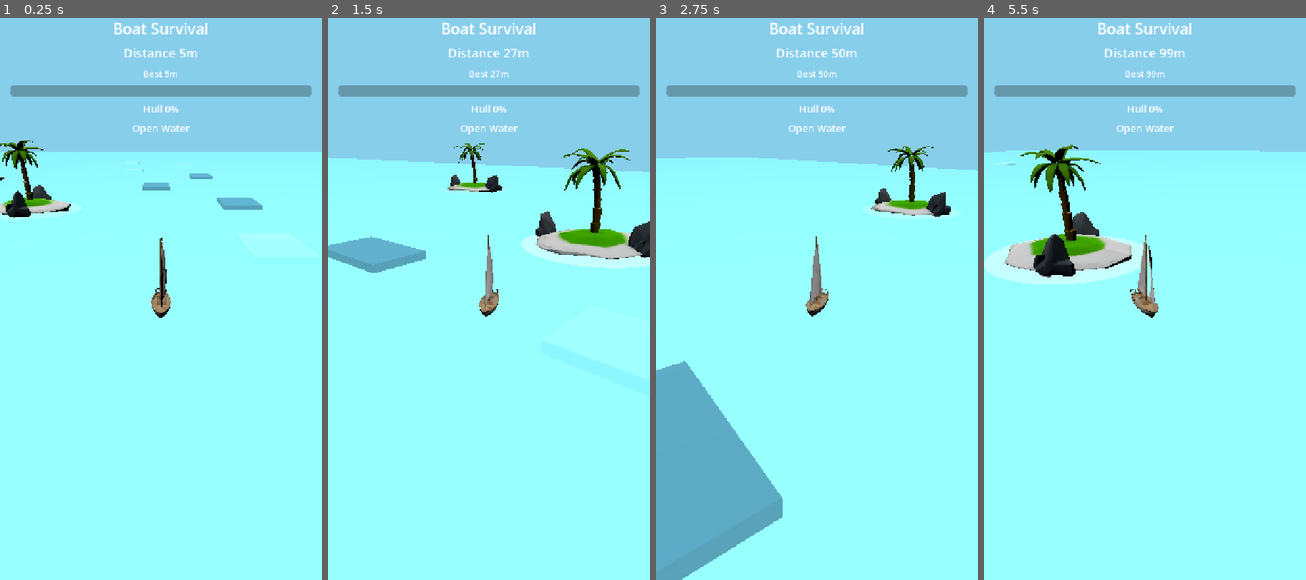
Above: before the commit, frames 1-4 (left to right).
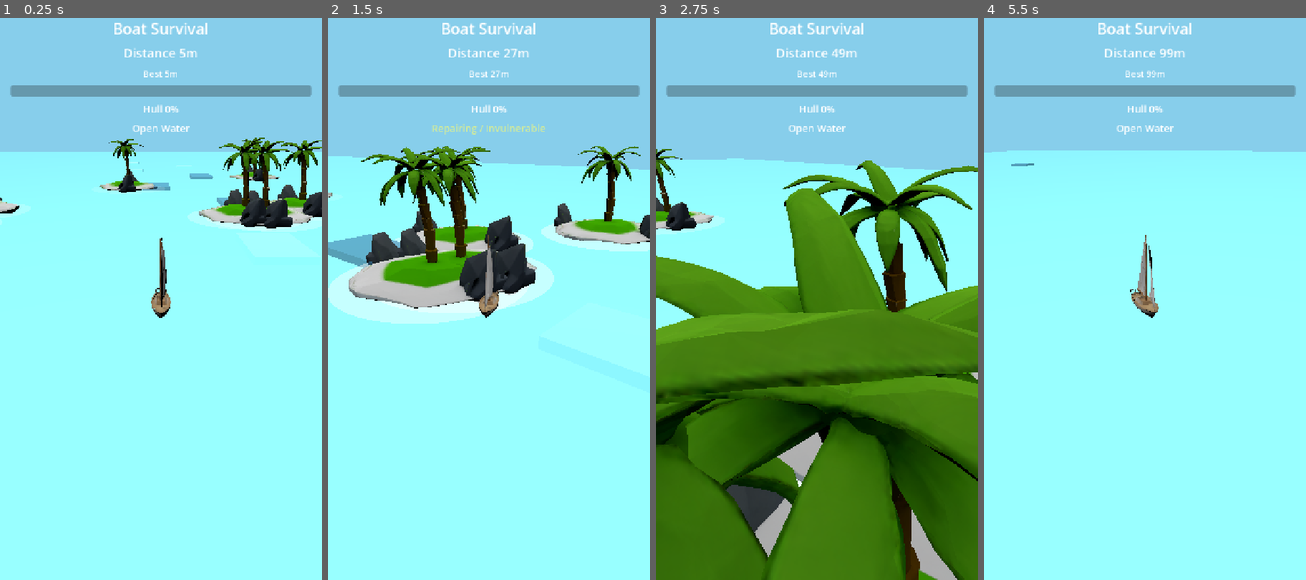
Above: after the commit, the same moments.

Repository: lseyesl/ai_game_board
Game: Godot game, scene res://scenes/main/Main.tscn
The game is run twice, just before and just after one commit, with the same random seed, the same clock (stepped at 60 frames per second) and the same inputs.
Inputs (mouse positions are in pixels of both pictures, inside the frame that each line leads up to):
- Up to frame 1 (0.25 s): no input
- Up to frame 2 (1.5 s): tap Enter (ui_accept) at 0.5, 0.77 s; move the mouse to (559, 265) at 0.52 s; hold Right (ui_right) 0.53-1.28 s; click (559, 265) at 0.67 s; move the mouse to (424, 321) at 1.27 s; hold Left (ui_left) from 1.28 s (still down)
- Up to frame 3 (2.75 s): tap Enter (ui_accept) at 1.52 s; move the mouse to (849, 169) at 2.02 s; release Left (ui_left) at 2.03 s; hold Right (ui_right) from 2.03 s (still down)
- Up to frame 4 (5.5 s): move the mouse to (1128, 405) at 2.77 s; click (1128, 405) at 2.92 s; tap Enter (ui_accept) at 3.02, 3.77, 4.52 s; move the mouse to (1241, 377) at 3.52 s; release Right (ui_right) at 3.53 s; hold Left (ui_left) from 3.53 s (still down); move the mouse to (1048, 209) at 4.27 s; move the mouse to (1161, 293) at 5.02 s; click (1161, 293) at 5.17 s

The runs differ from the first frame. In frame 1, 5.3% of the frame differs, in the area x 0-100%, y 21-39%; in frame 2, 16%; in frame 3, 62%, in the area x 0-100%, y 5-100%; in frame 4, 4.7%.

Commit message:
fix: pool forward island spawns
Ultraworked with [Sisyphus](https://github.com/code-yeongyu/oh-my-openagent)

Co-authored-by: Sisyphus <clio-agent@sisyphuslabs.ai>

Diff:
--- a/scripts/islands/island_spawner.gd
+++ b/scripts/islands/island_spawner.gd
@@ -16,6 +16,14 @@
 
 var ship = null
 var run_model = null
+var inactive_islands: Array[Island] = []
+
+
+func _exit_tree() -> void:
+	for island in inactive_islands:
+		if is_instance_valid(island):
+			island.free()
+	inactive_islands.clear()
 
 
 func _process(_delta: float) -> void:
@@ -24,19 +32,23 @@
 	if run_model != null and run_model.is_game_over():
 		return
 
+	var islands_to_release: Array[Island] = []
+	for child in get_children():
+		if child is Island and child.global_position.distance_to(ship.global_position) > cleanup_radius:
+			islands_to_release.append(child)
+
+	for island in islands_to_release:
+		release_island_to_pool(island)
+
 	while _active_island_count() < target_island_count:
 		if not _spawn_next_island():
 			break
-
-	for child in get_children():
-		if child is Area3D and child.global_position.distance_to(ship.global_position) > cleanup_radius:
-			child.queue_free()
 
 	_update_island_reveal_states()
 
 
 func _effective_spawn_outer_half_width() -> float:
-	return maxf(spawn_outer_half_width, preview_visible_distance)
+	return spawn_outer_half_width
 
 
 func _effective_spawn_outer_half_depth() -> float:
@@ -46,38 +58,32 @@
 func generate_spawn_offset() -> Vector3:
 	var outer_half_width := _effective_spawn_outer_half_width()
 	var outer_half_depth := _effective_spawn_outer_half_depth()
-	var side := randi_range(0, 3)
-	match side:
+	var region := randi_range(0, 2)
+	match region:
 		0:
 			return Vector3(
 				randf_range(-outer_half_width, -spawn_inner_half_width),
 				0.0,
-				randf_range(-outer_half_depth, outer_half_depth)
+				randf_range(-outer_half_depth, -spawn_inner_half_depth)
 			)
 		1:
 			return Vector3(
-				randf_range(spawn_inner_half_width, outer_half_width),
-				0.0,
-				randf_range(-outer_half_depth, outer_half_depth)
-			)
-		2:
-			return Vector3(
-				randf_range(-outer_half_width, outer_half_width),
+				randf_range(-spawn_inner_half_width, spawn_inner_half_width),
 				0.0,
 				randf_range(-outer_half_depth, -spawn_inner_half_depth)
 			)
 		_:
 			return Vector3(
-				randf_range(-outer_half_width, outer_half_width),
+				randf_range(spawn_inner_half_width, outer_half_width),
 				0.0,
-				randf_range(spawn_inner_half_depth, outer_half_depth)
+				randf_range(-outer_half_depth, -spawn_inner_half_depth)
 			)
 
 
 func is_in_spawn_band(offset: Vector3) -> bool:
-	if absf(offset.x) > _effective_spawn_outer_half_width() or absf(offset.z) > _effective_spawn_outer_half_depth():
+	if absf(offset.x) > _effective_spawn_outer_half_width():
 		return false
-	return absf(offset.x) >= spawn_inner_half_width or absf(offset.z) >= spawn_inner_half_depth
+	return offset.z >= -_effective_spawn_outer_half_depth() and offset.z <= -spawn_inner_half_depth
 
 
 func generate_validated_spawn_position(ship_position: Vector3, existing_positions: Array[Vector3]) -> Variant:
@@ -94,6 +100,30 @@
 		if child is Area3D:
 			island_count += 1
 	return island_count
+
+
+func acquire_island() -> Island:
+	if not inactive_islands.is_empty():
+		var island: Island = inactive_islands.pop_back()
+		return island
+	return IslandScene.instantiate()
+
+
+func release_island_to_pool(island: Island) -> void:
+	if island == null:
+		return
+	if inactive_islands.has(island):
+		return
+	if island.get_parent() == self:
+		remove_child(island)
+	elif island.get_parent() != null:
+		return
+	island.deactivate_to_pool()
+	inactive_islands.append(island)
+
+
+func get_inactive_pool_size() -> int:
+	return inactive_islands.size()
 
 
 func _is_position_valid(spawn_position: Vector3, existing_positions: Array[Vector3]) -> bool:
@@ -137,8 +167,9 @@
 	if spawn_position == null:
 		return false
 
-	var island: Island = IslandScene.instantiate()
-	island.position = _to_local_spawn_position(spawn_position)
-	island.repair_rate = randf_range(10.0, 16.0)
+	var island := acquire_island()
+	var local_spawn_position := _to_local_spawn_position(spawn_position)
+	var repair_rate := randf_range(10.0, 16.0)
+	island.reset_for_spawn(local_spawn_position, repair_rate)
 	add_child(island)
 	return true
--- a/tests/unit/test_island_spawner.gd
+++ b/tests/unit/test_island_spawner.gd
@@ -1,6 +1,27 @@
 extends RefCounted
 
 const IslandSpawnerScript = preload("res://scripts/islands/island_spawner.gd")
+
+
+class TestLifecycleIsland:
+	extends Island
+
+	var deactivate_call_count := 0
+	var reset_call_count := 0
+	var last_reset_position := Vector3.INF
+	var last_reset_repair_rate := -1.0
+
+	func deactivate_to_pool() -> void:
+		deactivate_call_count += 1
+
+	func reset_for_spawn(spawn_position: Vector3, next_repair_rate: float = repair_rate) -> void:
+		reset_call_count += 1
+		last_reset_position = spawn_position
+		last_reset_repair_rate = next_repair_rate
+		position = spawn_position
+		repair_rate = next_repair_rate
+		is_preview = false
+		reveal_ratio = 1.0
 
 
 class TestRevealIsland:
@@ -31,33 +52,34 @@
 
 	seed(12345)
 
-	var saw_left := false
-	var saw_right := false
-	var saw_front := false
-	var saw_back := false
+	var saw_front_left := false
+	var saw_front_center := false
+	var saw_front_right := false
 
 	for _index in range(240):
 		var offset: Vector3 = spawner.generate_spawn_offset()
-		if not spawner.is_in_spawn_band(offset):
-			failures.append("generated island offset should stay inside the outer ring around the board")
+		if absf(offset.x) > spawner.spawn_outer_half_width:
+			failures.append("generated island offsets should stay within the configured lateral spawn width")
+			break
+		if offset.z < -spawner.spawn_outer_half_depth:
+			failures.append("generated island offsets should stay within the configured forward spawn depth")
+			break
+		if offset.z > -spawner.spawn_inner_half_depth:
+			failures.append("island spawner should not place islands in the excluded near or behind zone")
 			break
 		if offset.x <= -spawner.spawn_inner_half_width:
-			saw_left = true
-		if offset.x >= spawner.spawn_inner_half_width:
-			saw_right = true
-		if offset.z <= -spawner.spawn_inner_half_depth:
-			saw_front = true
-		if offset.z >= spawner.spawn_inner_half_depth:
-			saw_back = true
-
-	if not saw_left:
-		failures.append("island spawner should place islands on the left side of the board")
-	if not saw_right:
-		failures.append("island spawner should place islands on the right side of the board")
-	if not saw_front:
-		failures.append("island spawner should place islands in front of the board")
-	if not saw_back:
-		failures.append("island spawner should place islands behind the board")
+			saw_front_left = true
+		elif offset.x >= spawner.spawn_inner_half_width:
+			saw_front_right = true
+		else:
+			saw_front_center = true
+
+	if not saw_front_left:
+		failures.append("island spawner should place islands in the front-left spawn region")
+	if not saw_front_center:
+		failures.append("island spawner should place islands in the front-center spawn region")
+	if not saw_front_right:
+		failures.append("island spawner should place islands in the front-right spawn region")
 
 	seed(24680)
 	var spaced_spawn_position = spawner.generate_validated_spawn_position(
@@ -68,10 +90,21 @@
 		failures.append("island spawner should find a spawn point that satisfies the minimum island spacing when room exists")
 	else:
 		var spaced_spawn_offset: Vector3 = spaced_spawn_position - Vector3.ZERO
-		if not spawner.is_in_spawn_band(spaced_spawn_offset):
-			failures.append("validated island spawns should stay inside the existing spawn band")
+		if absf(spaced_spawn_offset.x) > spawner.spawn_outer_half_width:
+			failures.append("validated island spawns should stay within the configured lateral spawn width")
+		if spaced_spawn_offset.z < -spawner.spawn_outer_half_depth:
+			failures.append("validated island spawns should stay within the configured forward spawn depth")
+		if spaced_spawn_offset.z > -spawner.spawn_inner_half_depth:
+			failures.append("validated island spawns should stay outside the excluded near and behind zone")
 		if spaced_spawn_position.distance_to(Vector3.ZERO) < spawner.minimum_island_spacing:
 			failures.append("validated island spawns should keep at least the configured minimum spacing from existing islands")
+
+	if spawner.is_in_spawn_band(Vector3(0.0, 0.0, -15.0)):
+		failures.append("spawn band should reject offsets inside the excluded near-forward zone")
+	if spawner.is_in_spawn_band(Vector3(0.0, 0.0, 1.0)):
+		failures.append("spawn band should reject offsets behind the boat")
+	if not spawner.is_in_spawn_band(Vector3(0.0, 0.0, -16.0)):
+		failures.append("spawn band should include offsets on the forward inner boundary")
 
 	spawner.minimum_island_spacing = 1000.0
 	spawner.spawn_retry_limit = 3
@@ -83,20 +116,25 @@
 	if blocked_spawn_position != null:
 		failures.append("island spawner should return null after the retry limit when no spawn point satisfies spacing")
 
-	var saw_extended_spawn := false
+	var saw_farther_forward_spawn := false
+	var reported_preview_width_overflow := false
 	spawner.preview_visible_distance = 64.0
 	spawner.minimum_island_spacing = 0.0
 	spawner.spawn_retry_limit = 24
 	seed(97531)
 	for _extended_index in range(240):
 		var extended_offset: Vector3 = spawner.generate_spawn_offset()
-		if not spawner.is_in_spawn_band(extended_offset):
-			failures.append("preview-distance island offsets should stay inside the expanded spawn band")
-			break
-		if absf(extended_offset.x) > 28.0 or absf(extended_offset.z) > 42.0:
-			saw_extended_spawn = true
-	if not saw_extended_spawn:
-		failures.append("island spawner should generate farther preview islands beyond the old near-only band")
+		if absf(extended_offset.x) > spawner.spawn_outer_half_width and not reported_preview_width_overflow:
+			failures.append("preview-distance island offsets should keep the configured lateral spawn width")
+			reported_preview_width_overflow = true
+		if extended_offset.z < -spawner.preview_visible_distance:
+			failures.append("preview-distance island offsets should stay within the expanded forward depth")
+		if extended_offset.z > -spawner.spawn_inner_half_depth:
+			failures.append("preview-distance island offsets should stay outside the excluded near and behind zone")
+		if extended_offset.z < -42.0:
+			saw_farther_forward_spawn = true
+	if not saw_farther_forward_spawn:
+		failures.append("island spawner should generate farther preview islands beyond the old forward-only band")
 	spawner.free()
 
 	var scene_tree := Engine.get_main_loop() as SceneTree
@@ -139,6 +177,97 @@
 	reveal_spawner.active_distance = 24.0
 	parent.add_child(reveal_spawner)
 
+	if not reveal_spawner.has_method("release_island_to_pool"):
+		failures.append("island spawner should expose release_island_to_pool for inactive island reuse")
+	elif not reveal_spawner.has_method("acquire_island"):
+		failures.append("island spawner should expose acquire_island for inactive island reuse")
+	elif not reveal_spawner.has_method("get_inactive_pool_size"):
+		failures.append("island spawner should expose get_inactive_pool_size so pool reuse can be verified")
+	else:
+		var pooled_island = reveal_spawner.acquire_island()
+		reveal_spawner.add_child(pooled_island)
+		reveal_spawner.release_island_to_pool(pooled_island)
+		if reveal_spawner.get_inactive_pool_size() != 1:
+			failures.append("released islands should move into the inactive pool instead of being discarded")
+		var reused_island = reveal_spawner.acquire_island()
+		if reused_island != pooled_island:
+			failures.append("spawner should reuse a pooled island before instantiating a new one")
+		if reveal_spawner.get_inactive_pool_size() != 0:
+			failures.append("acquiring a pooled island should remove it from the inactive pool")
+		reveal_spawner.release_island_to_pool(reused_island)
+		reveal_spawner.release_island_to_pool(reused_island)
+		if reveal_spawner.get_inactive_pool_size() != 1:
+			failures.append("releasing the same island twice should not duplicate it in the inactive pool")
+
+	var lifecycle_spawner = IslandSpawnerScript.new()
+	lifecycle_spawner.target_island_count = 1
+	lifecycle_spawner.spawn_retry_limit = 1
+	lifecycle_spawner.spawn_outer_half_width = 28.0
+	lifecycle_spawner.spawn_outer_half_depth = 42.0
+	lifecycle_spawner.spawn_inner_half_width = 10.0
+	lifecycle_spawner.spawn_inner_half_depth = 16.0
+	parent.add_child(lifecycle_spawner)
+
+	var lifecycle_ship = Node3D.new()
+	lifecycle_ship.position = Vector3.ZERO
+	parent.add_child(lifecycle_ship)
+	lifecycle_spawner.ship = lifecycle_ship
+
+	var lifecycle_island := TestLifecycleIsland.new()
+	lifecycle_spawner.add_child(lifecycle_island)
+	lifecycle_spawner.release_island_to_pool(lifecycle_island)
+	if lifecycle_island.deactivate_call_count != 1:
+		failures.append("release_island_to_pool should delegate island cleanup to deactivate_to_pool")
+	if lifecycle_spawner.get_inactive_pool_size() != 1:
+		failures.append("release_island_to_pool should still move the island into the inactive pool after deactivation")
+
+	seed(11111)
+	var expected_reused_spawn_position = lifecycle_spawner.generate_validated_spawn_position(lifecycle_ship.global_position, [])
+	seed(11111)
+	if not lifecycle_spawner._spawn_next_island():
+		failures.append("pooled lifecycle integration test should be able to spawn a reused island")
+	elif lifecycle_island.reset_call_count != 1:
+		failures.append("_spawn_next_island should reset pooled islands through reset_for_spawn")
+	else:
+		if lifecycle_island.last_reset_position.distance_to(lifecycle_island.position) > 0.001:
+			failures.append("reset_for_spawn should receive the local spawn position used for the reused island")
+		if lifecycle_island.last_reset_position.distance_to(lifecycle_spawner.to_local(expected_reused_spawn_position)) > 0.001:
+			failures.append("reset_for_spawn should receive the validated local spawn position for reused islands")
+		if is_equal_approx(lifecycle_island.last_reset_repair_rate, -1.0):
+			failures.append("reset_for_spawn should receive the new repair rate for reused islands")
+
+	var cleanup_spawner = IslandSpawnerScript.new()
+	cleanup_spawner.target_island_count = 1
+	cleanup_spawner.cleanup_radius = 20.0
+	cleanup_spawner.preview_visible_distance = 72.0
+	cleanup_spawner.active_distance = 24.0
+	cleanup_spawner.spawn_retry_limit = 1
+	cleanup_spawner.spawn_outer_half_width = 28.0
+	cleanup_spawner.spawn_outer_half_depth = 42.0
+	cleanup_spawner.spawn_inner_half_width = 10.0
+	cleanup_spawner.spawn_inner_half_depth = 16.0
+	parent.add_child(cleanup_spawner)
+
+	var cleanup_ship = Node3D.new()
+	cleanup_ship.position = Vector3.ZERO
+	parent.add_child(cleanup_ship)
+	cleanup_spawner.ship = cleanup_ship
+
+	var pooled_runtime_island = cleanup_spawner.acquire_island()
+	pooled_runtime_island.position = Vector3(0.0, 0.0, 64.0)
+	cleanup_spawner.add_child(pooled_runtime_island)
+
+	seed(4242)
+	cleanup_spawner._process(0.0)
+	if cleanup_spawner.get_inactive_pool_size() != 0:
+		failures.append("cleanup-driven reuse should consume the pooled island when spawning a replacement")
+	elif cleanup_spawner.get_child_count() != 1:
+		failures.append("cleanup-driven reuse should keep exactly one active island child")
+	else:
+		var reused_runtime_island = cleanup_spawner.get_child(0)
+		if reused_runtime_island != pooled_runtime_island:
+			failures.append("spawner should reuse a cleaned-up island when replacing far islands during process")
+
 	var reveal_ship = Node3D.new()
 	reveal_ship.position = Vector3.ZERO
 	parent.add_child(reveal_ship)
